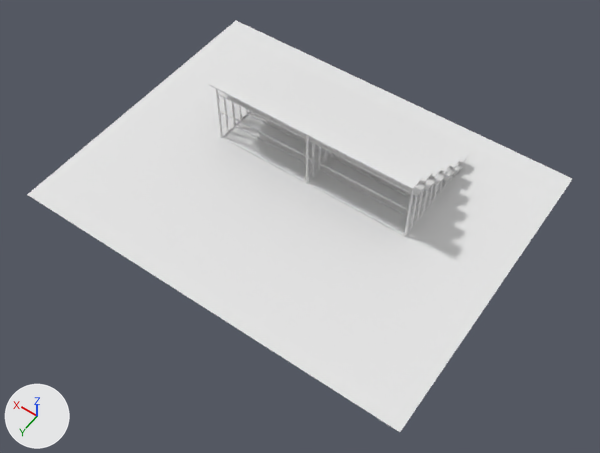
Renders of the OBJ model src/Models/Bleachers/bleachers.obj from each side of a commit.
One viewpoint serves both versions: a 50 mm camera at (-1457.0, 2350.0, 2806.0) aimed at (-128.0, 490.0, -117.0). The axes (+X, +Y, +Z) are drawn at lower left. The lights are the same throughout. Where no turn or scale is listed for an object, it has been applied to the vertices. Vertices at the same position are counted once.

Script lines for the objects in view, before the commit:
```python
me_bleachers = bpy.data.meshes.new('bleachers')
me_bleachers.from_pydata(...)  # 5561 vertices, 7810 faces; spans x -999.0..999.0, y -479.0..1067.0, z -117.0..249.0
# faces by material slot: [7410, 400]
me_bleachers.materials.append(mat_danel_aluminum)  # white #e7e7e7
me_bleachers.materials.append(mat_clay_001)  # white #e7e7e7
ob_bleachers = bpy.data.objects.new('bleachers', me_bleachers)
ob_bleachers.location = (0.0, 0.0, 0.0)
```
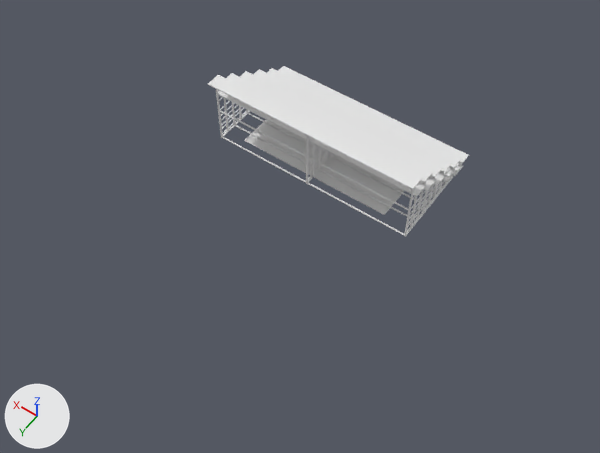
Pixel boxes [x1, y1, x2, y2] of what changed, in the pictures (600 x 453 px):
```json
{"object": "bleachers", "change": "reshaped", "before": [27, 21, 572, 432], "after": [208, 66, 469, 237], "on screen": "52% narrower, 58% shorter"}
{"part": 1, "of": "me_bleachers", "change": "deleted", "before": [27, 21, 572, 432]}
```

The change, as JSON lines over the scene's bpy script:
```json
{"block": "me_bleachers", "where": "# used by ob_bleachers; location = (0.0, 0.0, 0.0)"}
{"op": "remove", "block": "me_bleachers", "code": "me_bleachers.from_pydata(...)  # 5561 vertices, 7810 faces; spans x -999.0..999.0, y -479.0..1067.0, z -117.0..249.0"}
{"op": "add", "block": "me_bleachers", "code": "me_bleachers.from_pydata(...)  # 5165 vertices, 9984 faces, 2 loose edges; spans x -554.0..517.0, y -267.0..302.0, z -117.0..249.0"}
{"block": "me_bleachers", "change": "me_bleachers part 1: 396 vertices removed from x -999.0..999.0, y -479.0..1067.0, z -117.0"}
{"op": "remove", "block": "me_bleachers", "code": "me_bleachers.materials.append(mat_clay_001)  # white #e7e7e7"}
```
